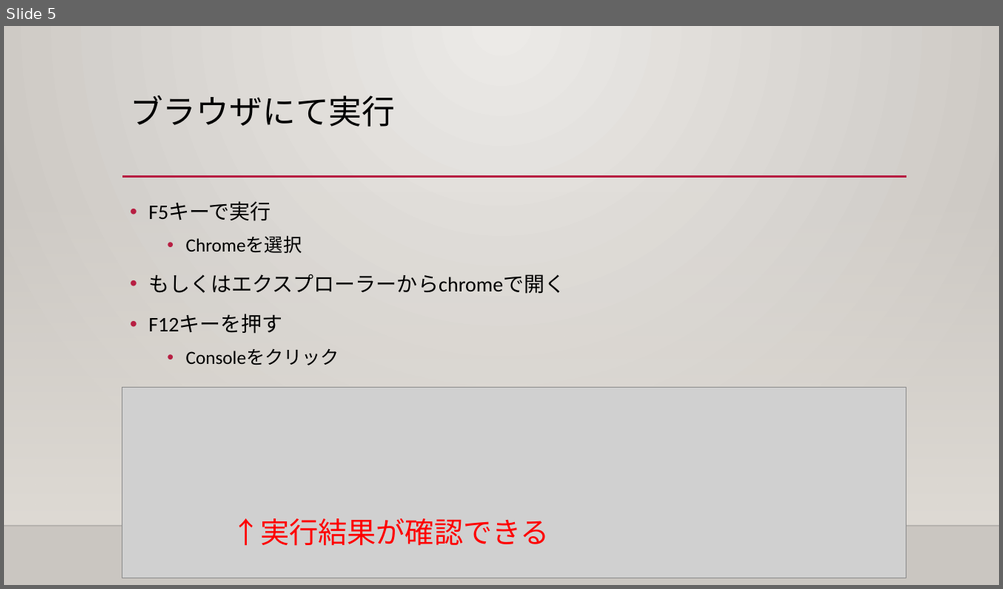
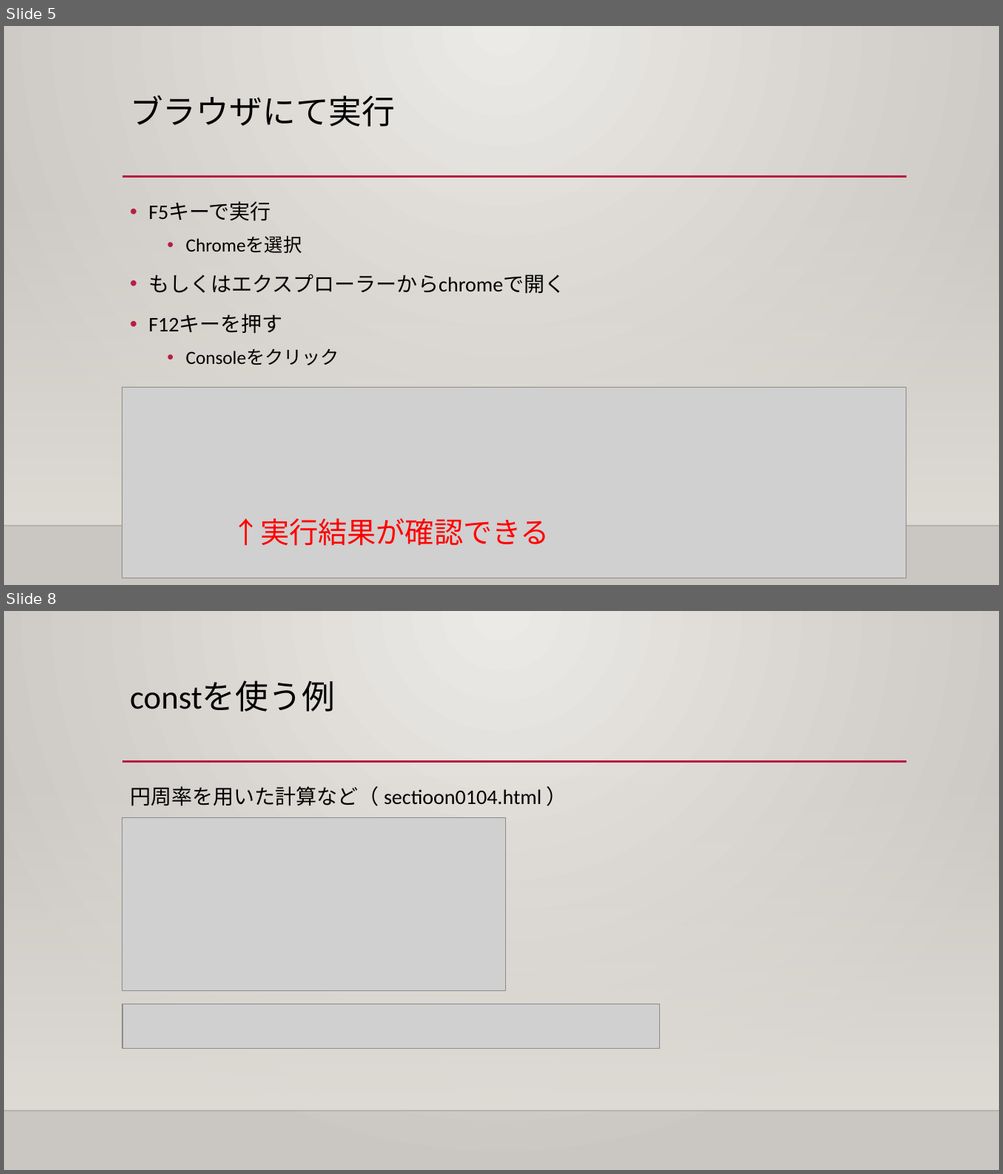
Before and after one commit to illionillion/js_textbook_slide, a slide deck: Sec01/JavaScript解説01.pptx. Shown one above the other, each under a label of ours: slide 5 before the commit, slides 5 and 8 after it; the slides between them are not shown. The pictures are 1003x589 and 1003x1174 pixels, drawn with LibreOffice and Linux fonts; fonts in the diff are those of the drawing; grey boxes stand for pictures; background and template pictures are left out. Boxes give left, top, right and bottom in pixels: in the first picture for what was removed or moved away, otherwise in the second. Text is boxed around its words. In the diff, an @@ line names an element or a change of style, - is before the commit and + after.

```diff
--- a/Sec01/JavaScript解説01.pptx
+++ b/Sec01/JavaScript解説01.pptx
@@ slide 8 added at box(4, 611, 999, 1170), background gradient #ECEAE7 to #CAC7C1; not listed: 3 template elements that a slide beside it also shows @@
@@ title added at box(130, 681, 335, 712), 32 pt, text #000000 @@
+constを使う例
@@ text added at box(130, 786, 541, 806), 20 pt, text #000000 @@
+円周率を用いた計算など（ sectioon0104.html ）
@@ picture added at box(122, 817, 506, 991) @@
@@ picture added at box(122, 1005, 660, 1049) @@
```
Also in this commit, not shown: 3 slides changed, 3 other slides added.
